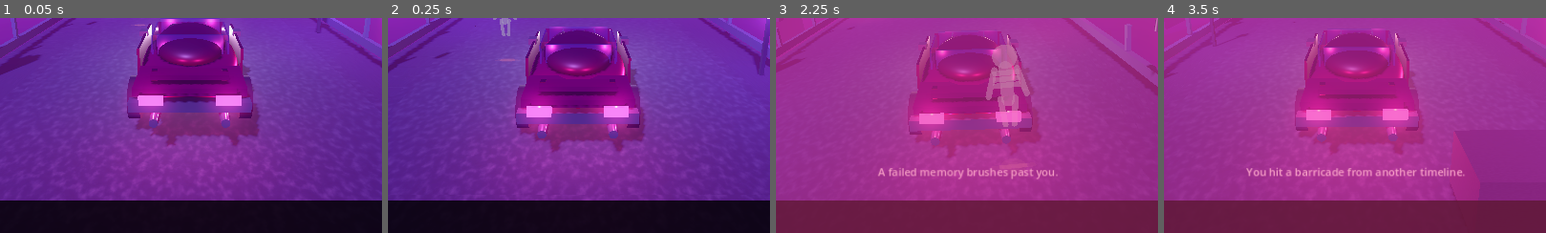
Above: before the commit, frames 1-4 (left to right).
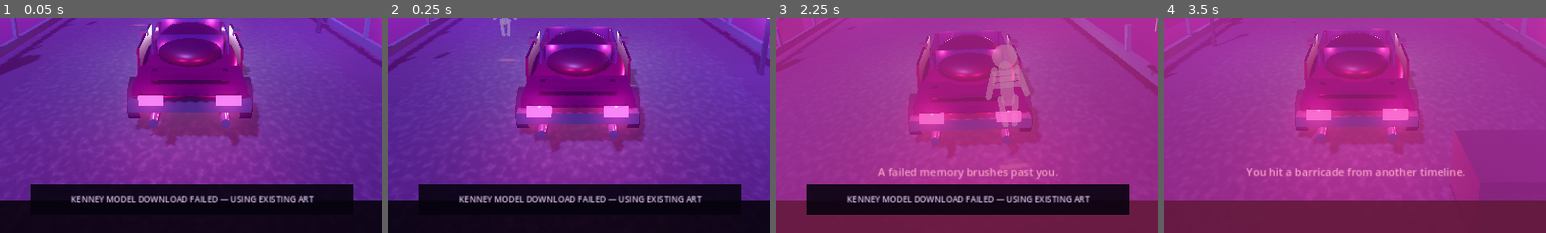
Above: after the commit, the same moments.

Repository: fuzeonspotify/outoftime
Game: Godot game, scene res://scenes/road_memory.tscn
The game is run twice, just before and just after one commit, with the same random seed, the same clock (stepped at 60 frames per second) and the same inputs. This scene is started directly instead of the project's main scene.
Inputs (mouse positions are % of the whole screen's width and height, from its top left):
- Up to frame 1 (0.05 s): no input
- Up to frame 2 (0.25 s): no input
- Up to frame 3 (2.25 s): move the mouse to (72, 45) at 0.52 s; hold D (move_right) 0.53-1.28 s; tap Shift at 0.6, 2.1 s; click (72, 45) at 0.67 s; tap Space at 0.77, 1.52 s; move the mouse to (30, 55) at 1.27 s; hold S 1.28-2.03 s; tap E at 1.35 s; move the mouse to (60, 28) at 2.02 s; hold D (move_right) from 2.03 s (still down)
- Up to frame 4 (3.5 s): move the mouse to (45, 70) at 2.77 s; release D (move_right) at 2.78 s; hold W from 2.78 s (still down); tap E at 2.85 s; click (45, 70) at 2.92 s; tap Space at 3.02 s
The pictures show only the part of the screen within x 25-75%, y 50-100%; the shares and areas given below are measured in that part.

The runs differ from the first frame. In frame 1, 6.8% of the frame differs, in the area x 8-93%, y 77-86%; in frame 2, 6.8%; in frame 3, 12%, in the area x 8-93%, y 77-92%; in frame 4, nothing differs.
Error in both runs: Invalid assignment of property or key 'volume_linear' with value of type 'float' on a base object of type 'AudioStreamPlayer'. (res://scripts/audio/music_direc…

Commit message:
Enable Kenney bridge expansion

Diff:
--- a/scenes/road_memory.tscn
+++ b/scenes/road_memory.tscn
@@ -1,10 +1,11 @@
-[gd_scene load_steps=6 format=3]
+[gd_scene load_steps=7 format=3]
 
 [ext_resource type="Script" path="res://scripts/world/road_memory.gd" id="1_road"]
 [ext_resource type="Script" path="res://scripts/world/road_audio.gd" id="2_audio"]
 [ext_resource type="Script" path="res://scripts/world/environment_art_pass.gd" id="3_art"]
 [ext_resource type="Script" path="res://scripts/models/world_model_upgrade.gd" id="4_models"]
 [ext_resource type="Script" path="res://scripts/models/model_alignment_fixes.gd" id="5_alignment"]
+[ext_resource type="Script" path="res://scripts/world/kenney_level_expansion.gd" id="6_kenney"]
 
 [node name="RoadMemory" type="Node3D"]
 script = ExtResource("1_road")
@@ -20,3 +21,6 @@
 
 [node name="ModelAlignmentFixes" type="Node" parent="."]
 script = ExtResource("5_alignment")
+
+[node name="KenneyLevelExpansion" type="Node" parent="."]
+script = ExtResource("6_kenney")
